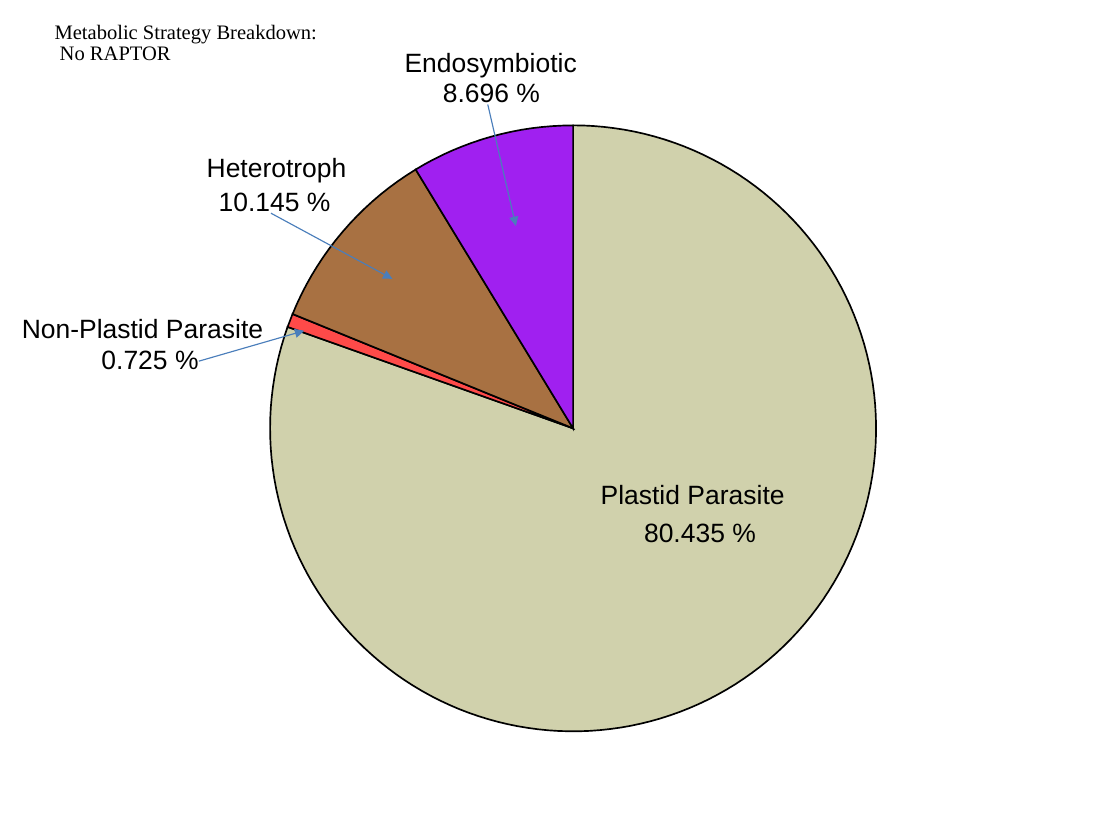
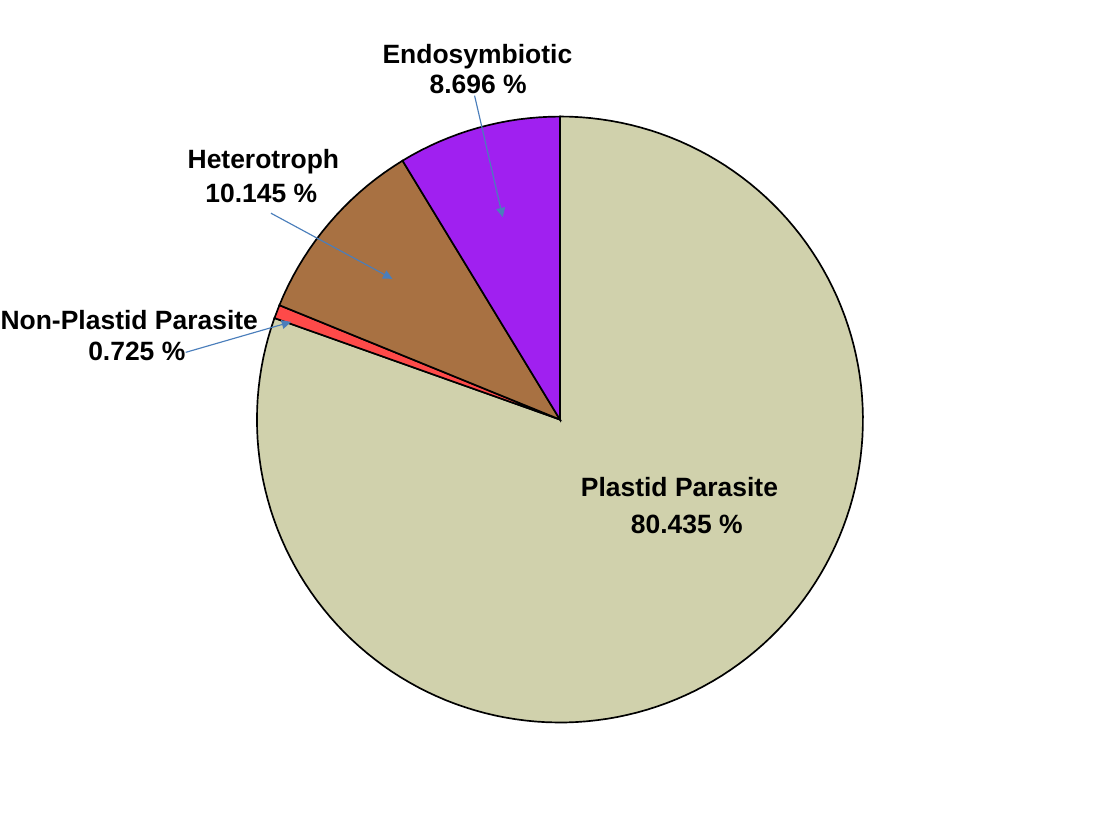
Before and after one commit to Dellaraam/TOR_phylogenetics, a slide deck: slide 1 of Images/Figures_PPT/PieWithOutRAPTORMod.pptx. Drawn at 1120x840 pixels with LibreOffice and Linux fonts; fonts in the diff are those of the drawing. Boxes give left, top, right and bottom in pixels: in the first picture for what was removed or moved away, otherwise in the second. Text is boxed around its words. In the diff, an @@ line names an element or a change of style, - is before the commit and + after.

```diff
--- a/Images/Figures_PPT/PieWithOutRAPTORMod.pptx
+++ b/Images/Figures_PPT/PieWithOutRAPTORMod.pptx
@@ text removed at (x1=55, y1=24, x2=317, y2=61) @@
-Metabolic Strategy Breakdown:
-No RAPTOR
@@ bold on in 8 elements at (x1=205, y1=183, x2=286, y2=203), (x1=430, y1=74, x2=496, y2=99), (x1=631, y1=514, x2=712, y2=534), (x1=188, y1=148, x2=339, y2=174), (x1=581, y1=477, x2=778, y2=497), (x1=1, y1=309, x2=258, y2=335), (x1=88, y1=341, x2=154, y2=361), (x1=383, y1=43, x2=573, y2=69) @@
@@ text "Heterotroph" moved from (x1=207, y1=157, x2=347, y2=183) to (x1=188, y1=148, x2=339, y2=174) @@
@@ 6 texts, 4 freeform shapes, 2 arrows, 1 rectangle moved together from (x1=13, y1=24, x2=1120, y2=808) to (x1=0, y1=15, x2=1120, y2=799) @@
@@ text "80.435 %" moved from (x1=644, y1=523, x2=725, y2=543) to (x1=631, y1=514, x2=712, y2=534) @@
```
Also in this commit, not shown: 10 other files.
